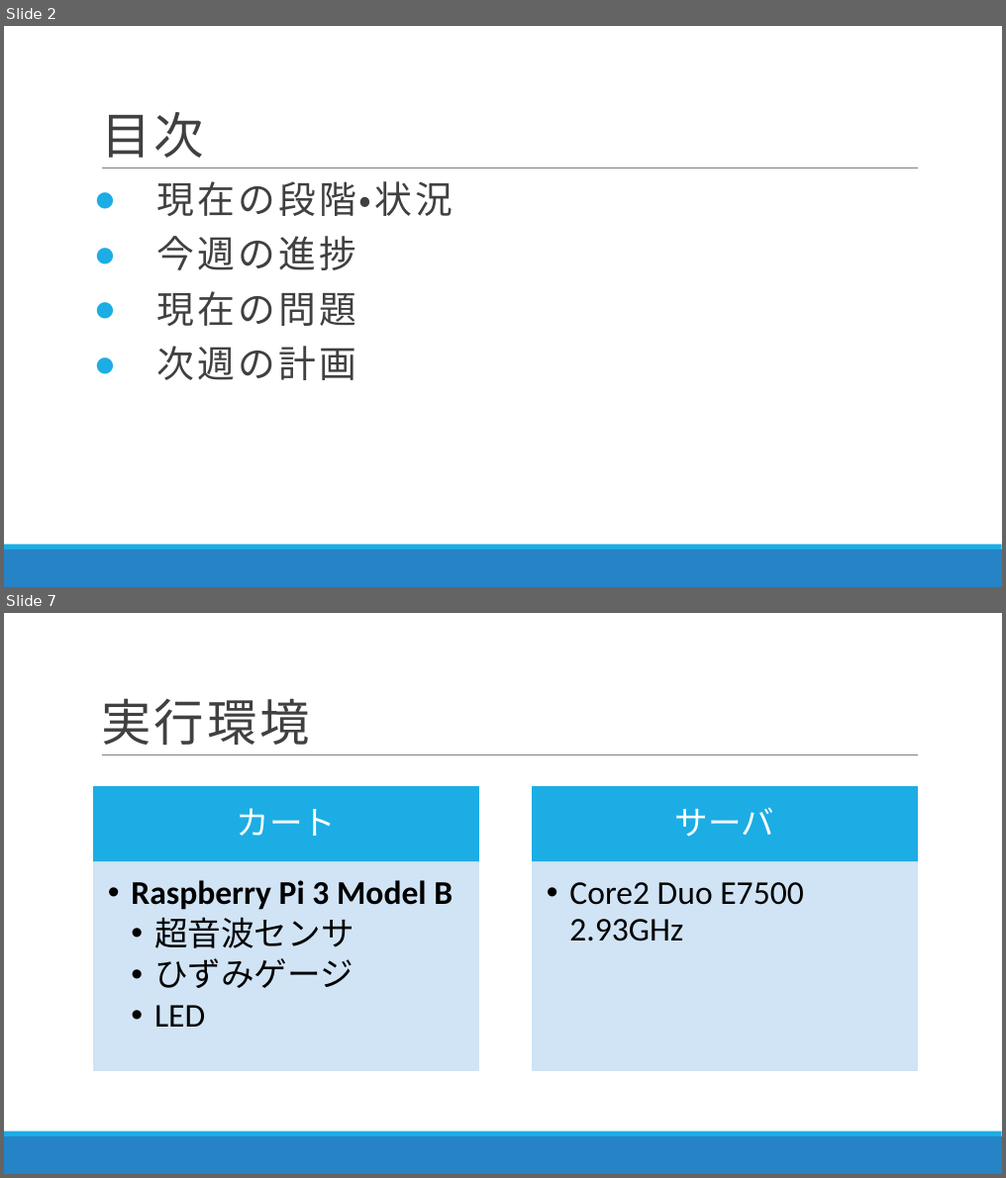
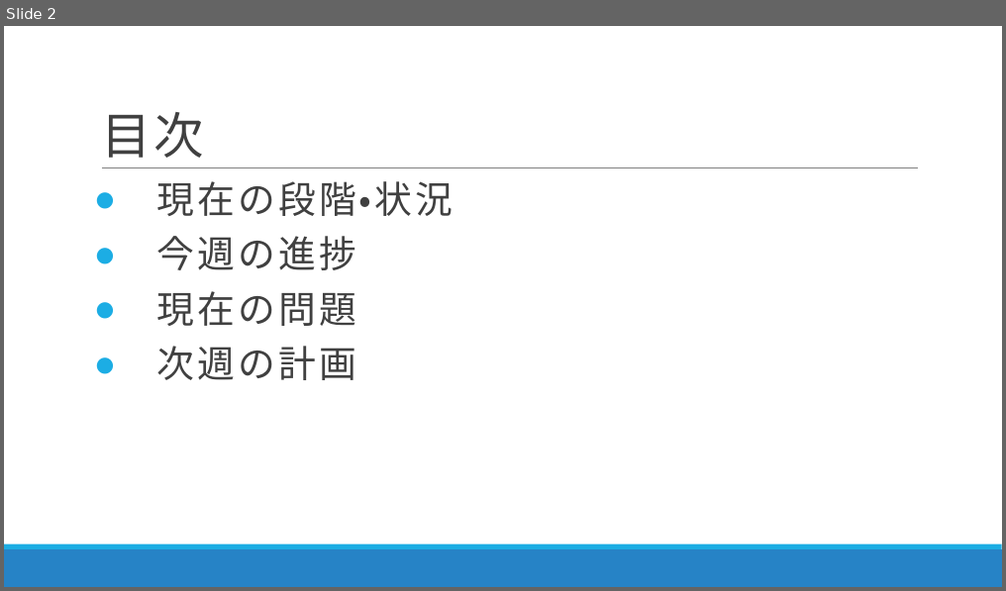
Before and after one commit to DJ956/YoloBarcodeReader, a slide deck: プレゼン/RapidCart20191202.pptx. Shown one above the other, each under a label of ours: slides 2 and 7 before the commit, slide 2 after it; the slides between them are not shown. The pictures are 1006x1178 and 1006x591 pixels, drawn with LibreOffice and Linux fonts; fonts in the diff are those of the drawing. Boxes give left, top, right and bottom in pixels: in the first picture for what was removed or moved away, otherwise in the second. Text is boxed around its words. In the diff, an @@ line names an element or a change of style, - is before the commit and + after.

```diff
--- a/プレゼン/RapidCart20191202.pptx
+++ b/プレゼン/RapidCart20191202.pptx
@@ slide 7 removed at <box>4,613,1002,1174</box>, background #FFFFFF; not listed: 3 template elements that a slide beside it also shows @@
@@ title removed at <box>101,698,310,745</box> @@
-実行環境
@@ group removed at <box>94,786,918,1071</box>: 4 rectangles, 4 texts @@
-カート
-  •• Raspberry Pi 3 Model B
-    •• 超音波センサ
-    •• ひずみゲージ
-    •• LED
-サーバ
-  •• Core2 Duo E7500 2.93GHz
```
Also in this commit, not shown: 3 slides changed, 2 slides added, 3 other slides removed.
